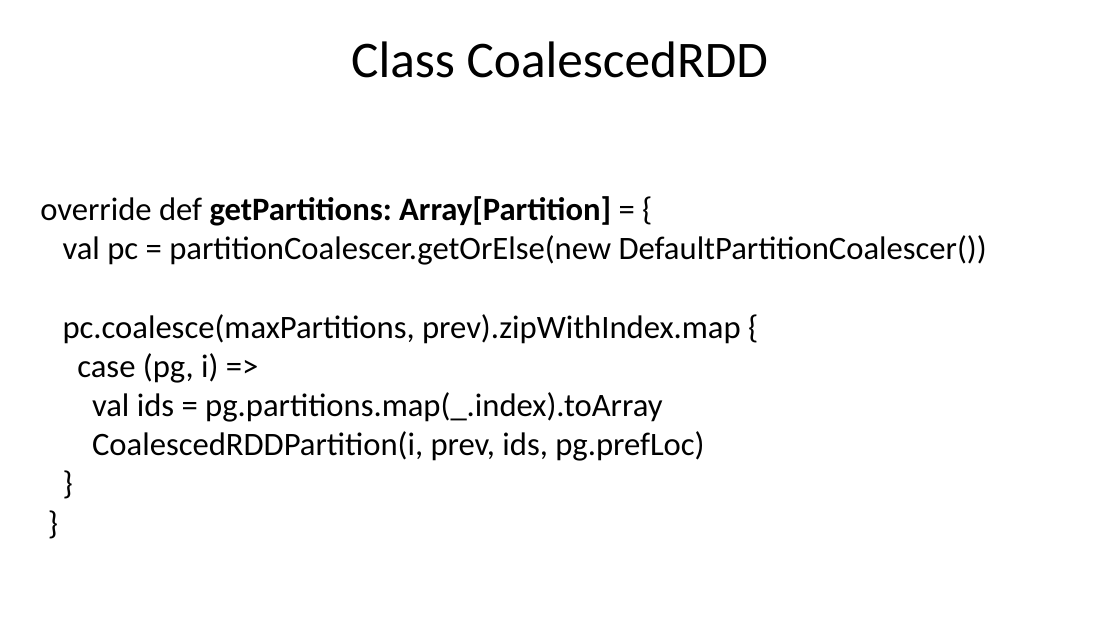
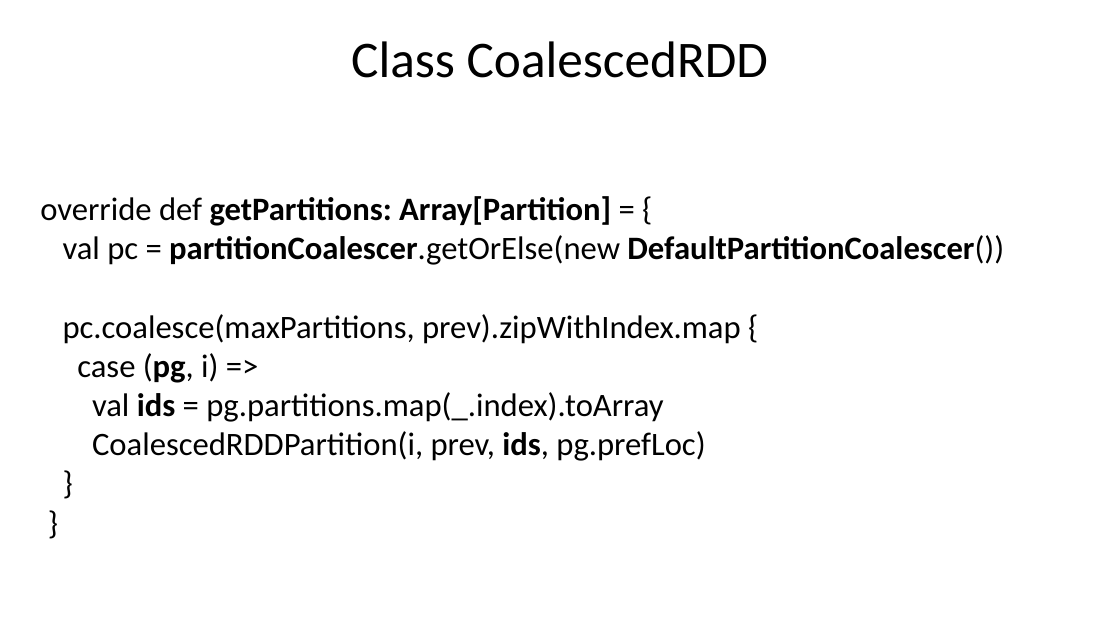
Before and after one commit to nkudinov/apache_spark_pptx, a slide deck: slide 12 of Spark_coalesce.pptx (slide 11 before the commit). Drawn at 1120x630 pixels with LibreOffice and Linux fonts; fonts in the diff are those of the drawing. Boxes give left, top, right and bottom in pixels: in the first picture for what was removed or moved away, otherwise in the second. Text is boxed around its words. In the diff, an @@ line names an element or a change of style, - is before the commit and + after.

Commit message:
change Coalesce pptx

```diff
--- a/Spark_coalesce.pptx
+++ b/Spark_coalesce.pptx
@@ text at [63,235,1004,461]: bold on in "partitionCoalescer.getOrElse(new DefaultPartitionCoalescer() ...", "(pg,", "ids", "ids," @@
```
Also in this commit, not shown: 8 other slides changed, 3 slides added, 1 slide removed.
